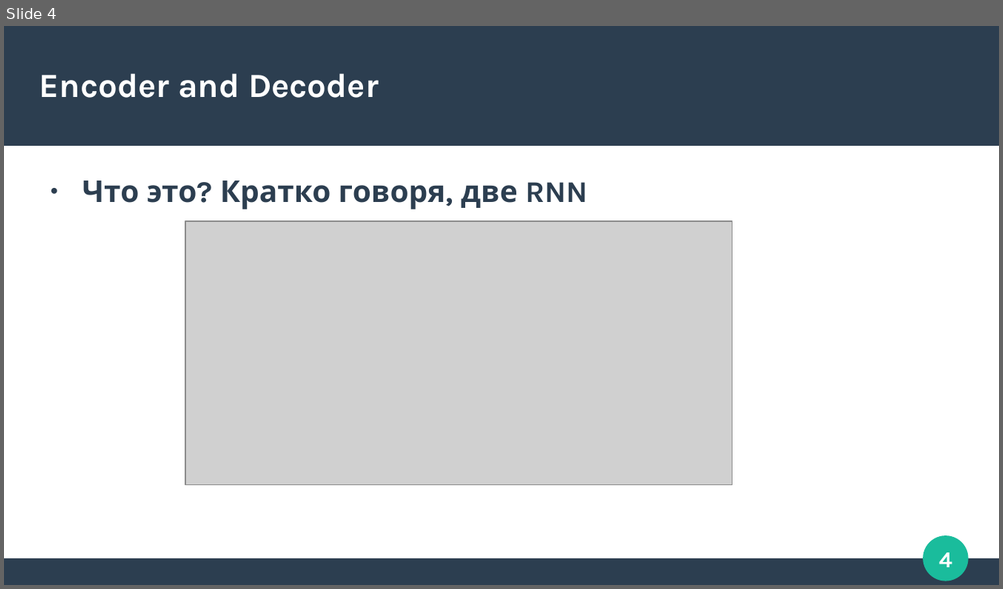
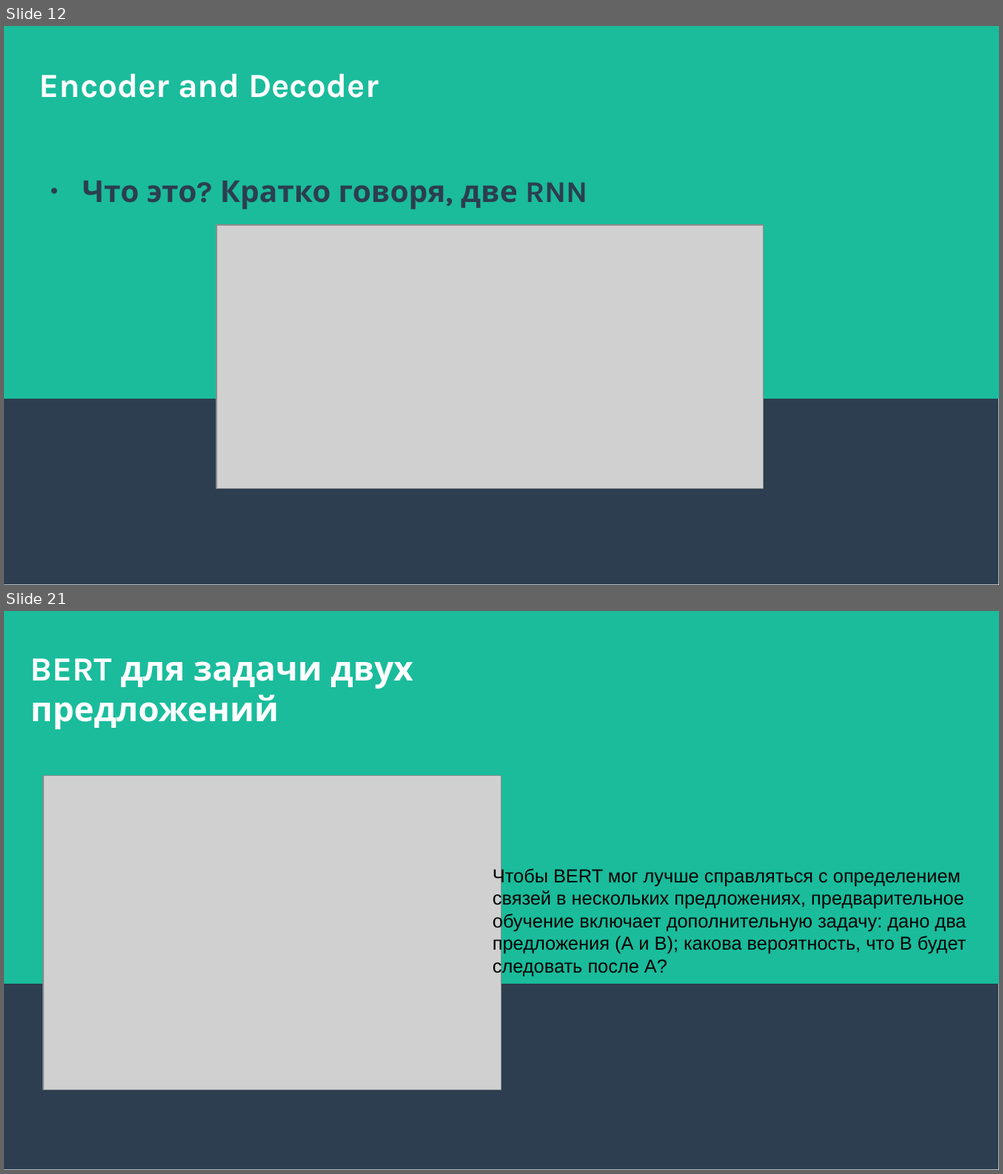
Before and after one commit to Zorinal/FilmBot, a slide deck: texts/Трансфомеры.pptx. Shown one above the other, each under a label of ours: slide 4 before the commit, slides 12 and 21 after it; the slides between them are not shown. The pictures are 1003x589 and 1003x1174 pixels, drawn with LibreOffice and Linux fonts; fonts in the diff are those of the drawing; grey boxes stand for pictures. Boxes give left, top, right and bottom in pixels: in the first picture for what was removed or moved away, otherwise in the second. Text is boxed around its words. In the diff, an @@ line names an element or a change of style, - is before the commit and + after.

```diff
--- a/texts/Трансфомеры.pptx
+++ b/texts/Трансфомеры.pptx
@@ slide 21 added at box(4, 611, 999, 1170), background #FFFFFF; not listed: 2 template elements that a slide beside it also shows @@
@@ text added at box(31, 658, 413, 729), 27 pt, text #FFFFFF, bold @@
+BERT для задачи двух предложений
@@ picture added at box(44, 775, 501, 1091) @@
@@ text added at box(492, 867, 966, 977), 15 pt, text #000000 @@
+Чтобы BERT мог лучше справляться с определением связей в нескольких предложениях, предварительное обучение включает дополнительную задачу: дано два предложения (А и В); какова вероятность, что В будет следовать после А?
@@ what was slide 4 is now slide 12 @@
@@ slide 12 changed as well @@
@@ rectangle: place and size @@
-rectangle at box(4, 26, 999, 146)
+rectangle at box(4, 26, 999, 585)
@@ rectangle added at box(4, 26, 999, 399), fill #1ABC9C, outline #1ABC9C 0.85 pt @@
@@ picture: place and size @@
-picture at box(185, 222, 732, 486)
+picture at box(216, 226, 763, 489)
@@ ellipse removed at box(924, 537, 968, 581) @@
@@ page number removed at box(939, 553, 952, 568) @@
-4
@@ rectangle removed at box(4, 560, 999, 585) @@
```
Also in this commit, not shown: 5 other slides changed, 19 other slides added, 1 slide removed.
